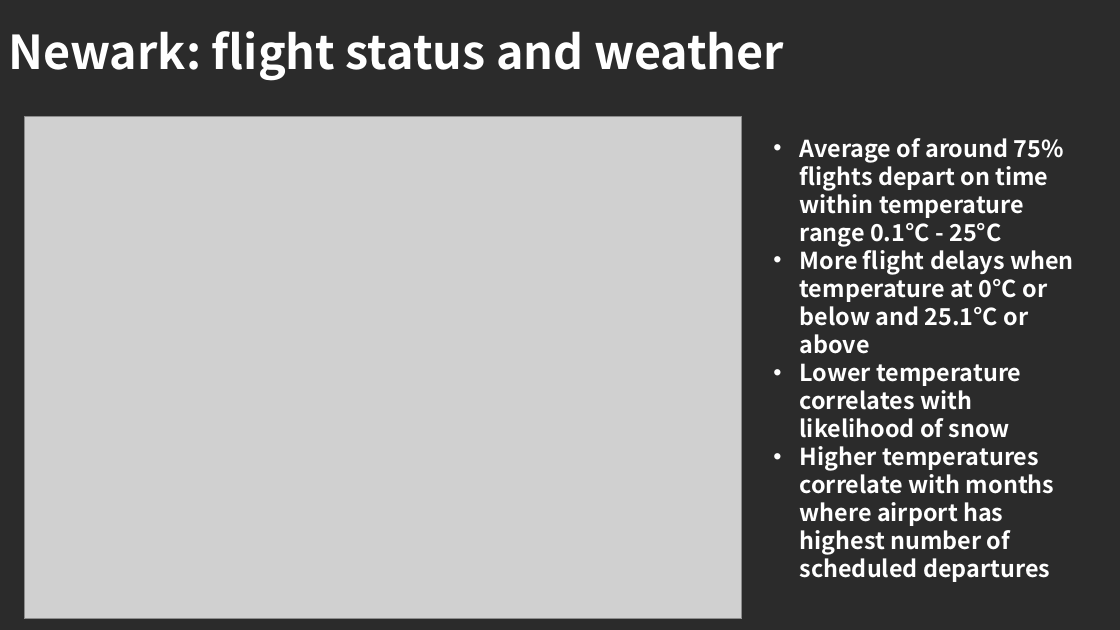
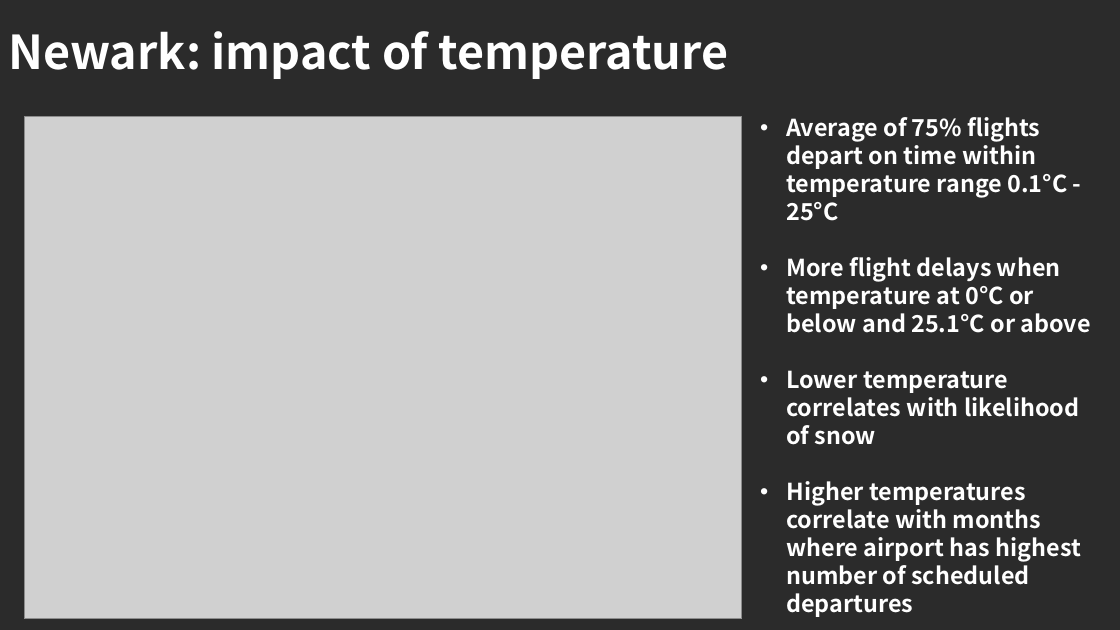
Before and after one commit to karenbgibson/final_project_flight_delays, a slide deck: slide 6 of investigating_flight_delays_newark.pptx (slide 5 before the commit). Drawn at 1120x630 pixels with LibreOffice and Linux fonts; fonts in the diff are those of the drawing; grey boxes stand for pictures; background and template pictures are left out; a plain dark background stands for a picture behind light text. Boxes give left, top, right and bottom in pixels: in the first picture for what was removed or moved away, otherwise in the second. Text is boxed around its words. In the diff, an @@ line names an element or a change of style, - is before the commit and + after.

```diff
--- a/investigating_flight_delays_newark.pptx
+++ b/investigating_flight_delays_newark.pptx
@@ title at <box>8,31,729,79</box>: text changed @@
-Newark: flight status and weather
+Newark: impact of temperature
@@ text "Average of 75% flights depart ...": place and size @@
-text "Average of 75% flights depart ..." at <box>800,138,1074,582</box>
+text "Average of 75% flights depart ..." at <box>786,117,1091,617</box>
@@ text at <box>786,117,1068,221</box>: text changed @@
-• Average of around 75% flights depart on time within temperature range 0.1°C - 25°C
+• Average of 75% flights depart on time within temperature range 0.1°C - 25°C
```
Also in this commit, not shown: 5 other slides changed, 5 slides added, 1 slide removed, 23 other files.
